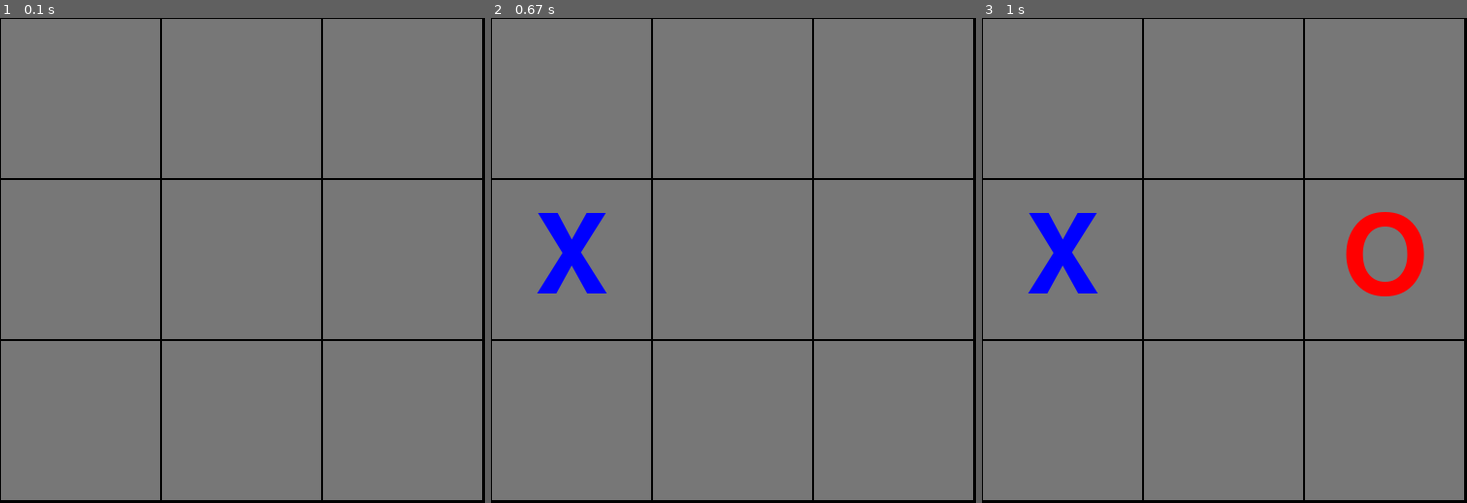
Above: before the commit, frames 1-3 (left to right).
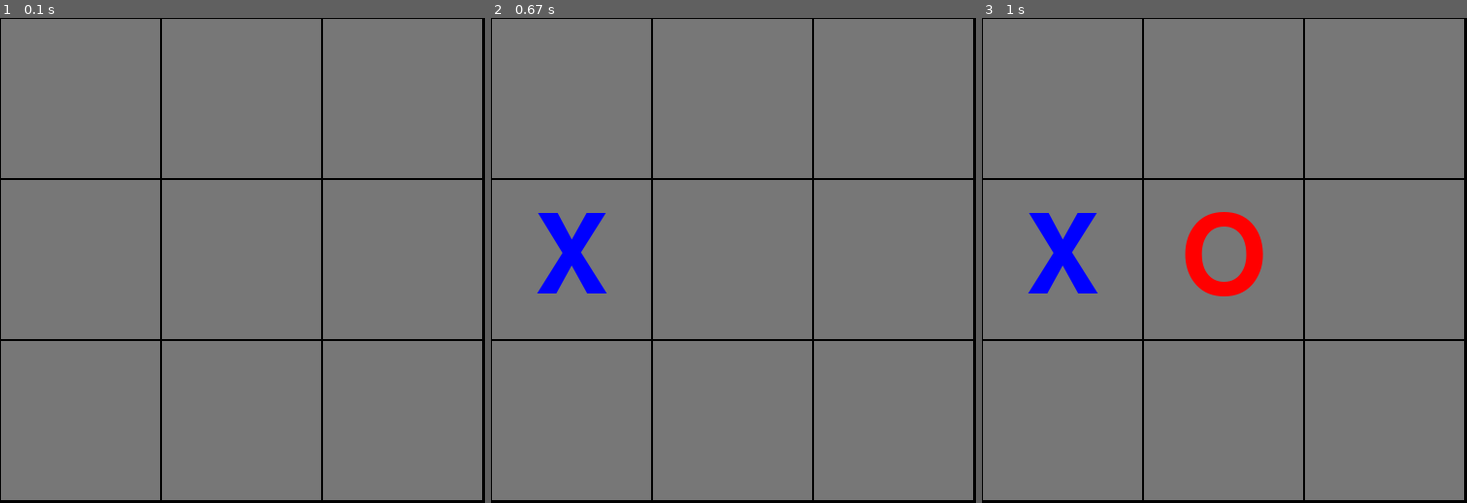
Above: after the commit, the same moments.

Repository: nafiz1001/tic-tac-toe-pygame
Game: pygame game, started from main.py
Same seed, same stepped clock (60 frames per second), same inputs: the game is played once before the commit and once after it.
Inputs (mouse positions are in pixels of both pictures, inside the frame that each line leads up to):
- Up to frame 1 (0.1 s): no input
- Up to frame 2 (0.67 s): press the mouse at (733, 294) at 0.37 s; move the mouse to (675, 279) at 0.47 s; release the mouse at (617, 265) at 0.6 s
- Up to frame 3 (1 s): click (1074, 187) at 0.72 s

Frames 1-2 are identical in both runs. In frame 3, 2.9% of the frame differs, in the area x 41-92%, y 40-58%.

Commit message:
fix ai bug

Diff:
--- a/tictactoe.py
+++ b/tictactoe.py
@@ -71,7 +71,7 @@
 
     def curr_board(self):
         board = dict(EMPTY_BOARD)
-        board.update({ttt.__prev_point: ttt.__curr_player for ttt in self.rev_path()})
+        board.update({ttt.__prev_point: ttt.__prev_player for ttt in self.rev_path()})
 
         return board
 
